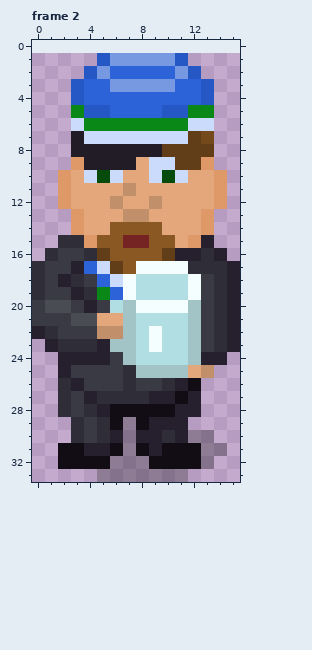
One commit to this pixel-art file: art/cfe-ksv-otto.aseprite. Above: the version before the commit.
16x35 pixels, 3 frames. Shown: frame 2. The old version is drawn lined up with the new one, on the new canvas.
After:
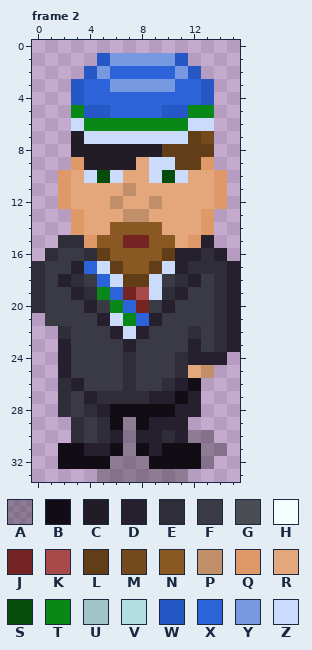
Palette (. is transparent): A #00000046  B #120d15  C #221c26  D #26202e  E #2f2d38  F #393a44  G #4a4c54  H #f5fefe  J #762323  K #a84a4a  L #613e18  M #744a1c  N #8a5822  P #c28f6b  Q #df9968  R #e3a77b  S #054c0c  T #098717  U #a3c4c7  V #b0dee3  W #2658c5  X #2d63d8  Y #7799e2  Z #cbdbfc
Change:
canvas 16x35 -> 16x34, the old top-left corner now at 0,1 (the part of the old canvas that was cut away was empty and is not shown)
--- frame 2
@@ x 0..15 @@
 16 .EFFELNNNNLDDED.
-17 EFFDXZLNHHHHEEED
-18 EFDEFXZHVVVVHFED
-19 EFFDETXHVVVVHFED
-20 FGGFDFVUHHHHUFED
-21 FFFGGRRUVVVVUFED
-22 DEFFFPPUVHVVUFED
-23 .DEEEDUUVHVVUFED
-24 ..DDDDFUVVVVUDD.
-25 ..DFFFFEUUUURP..
+17 EFFDXZLNNLZDEEED
+18 EFDEFXZLLZFEDFED
+19 EFFDETXJKZEDFFED
+20 EFFFDFTXJFDFFFED
+21 .FFFFDZTXDFFFFED
+22 ..EFFFDZDFFFEFED
+23 ..DFFFFDFFFFDFED
+24 ..DFFFFEFFFEDDD.
+25 ..DFFFFEFFFERP..
 26 ..EDFFFEFFEDB...
